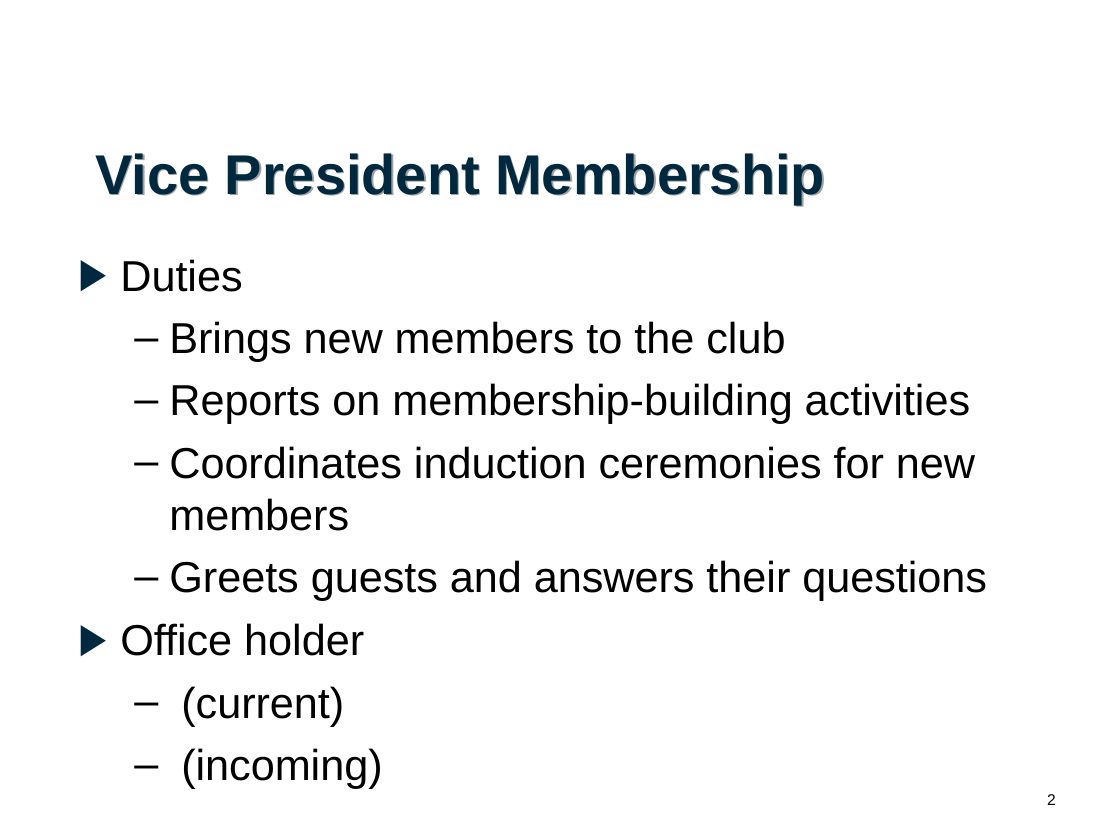
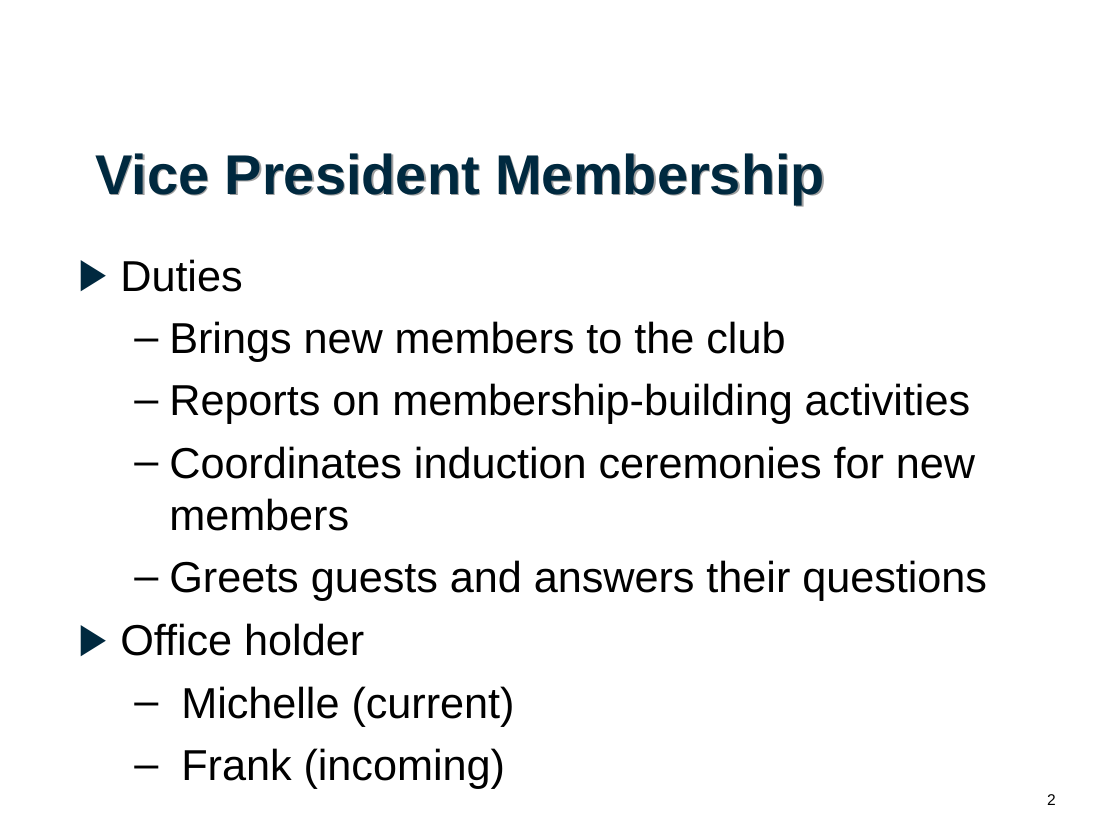
Before and after one commit to raresteak/toastmasters, a slide deck: slide 16 of speeches/MeetingRoles+Resp 2018-06.odp. Drawn at 1120x840 pixels with LibreOffice and Linux fonts; fonts in the diff are those of the drawing; background and template pictures are left out. Boxes give left, top, right and bottom in pixels: in the first picture for what was removed or moved away, otherwise in the second. Text is boxed around its words. In the diff, an @@ line names an element or a change of style, - is before the commit and + after.

```diff
--- a/speeches/MeetingRoles+Resp 2018-06.odp
+++ b/speeches/MeetingRoles+Resp 2018-06.odp
@@ text at box(181, 686, 515, 788): text changed @@
-  – (current)
-  – (incoming)
+  – Michelle (current)
+  – Frank (incoming)
```
Also in this commit, not shown: 4 other slides changed.
